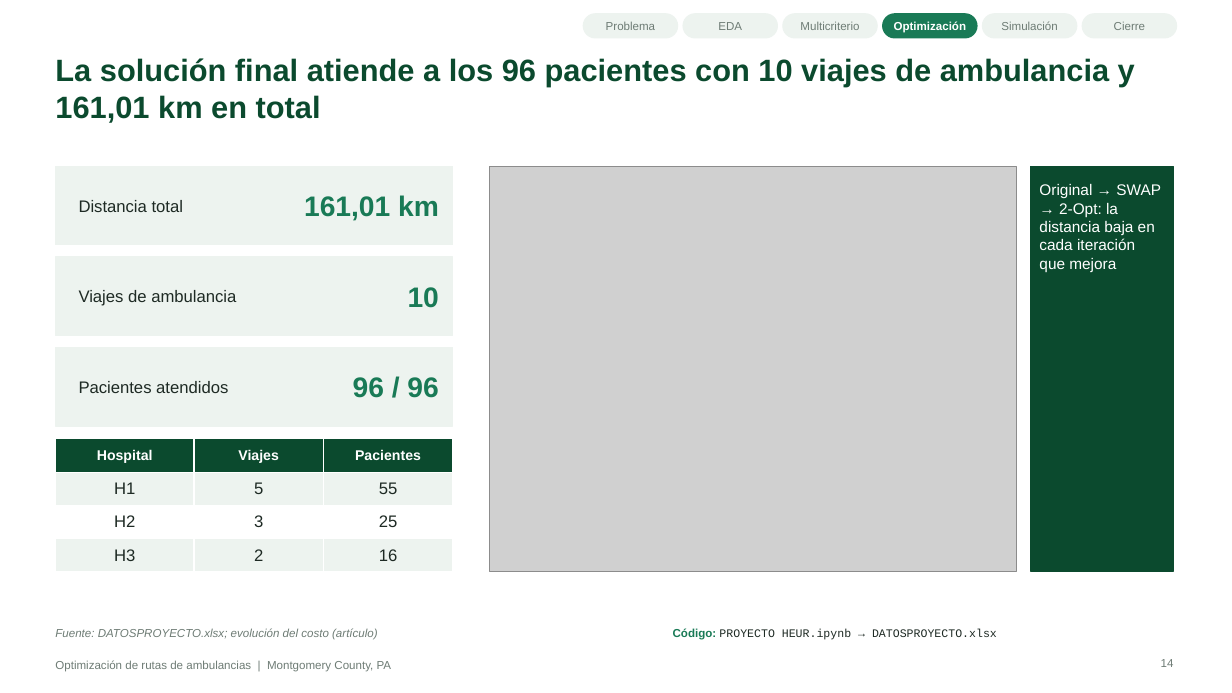
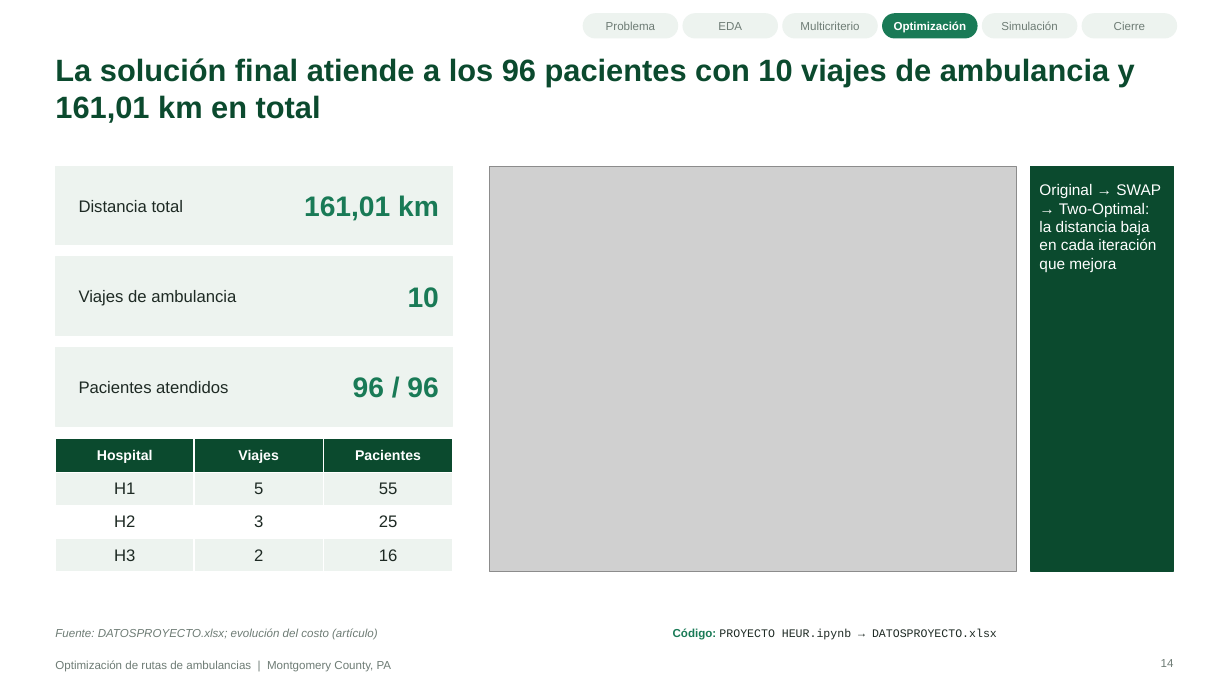
Before and after one commit to juan-aguilera/Proyecto-TDEM, a slide deck: slide 14 of Presentacion_Rutas_Ambulancias.pptx. Drawn at 1232x693 pixels with LibreOffice and Linux fonts; fonts in the diff are those of the drawing; grey boxes stand for pictures; background and template pictures are left out. Boxes give left, top, right and bottom in pixels: in the first picture for what was removed or moved away, otherwise in the second. Text is boxed around its words. In the diff, an @@ line names an element or a change of style, - is before the commit and + after.

```diff
--- a/Presentacion_Rutas_Ambulancias.pptx
+++ b/Presentacion_Rutas_Ambulancias.pptx
@@ text at (1039, 184, 1161, 272): text changed @@
-Original → SWAP → 2-Opt: la distancia baja en cada iteración que mejora
+Original → SWAP → Two-Optimal: la distancia baja en cada iteración que mejora
```
Also in this commit, not shown: 15 other slides changed.
